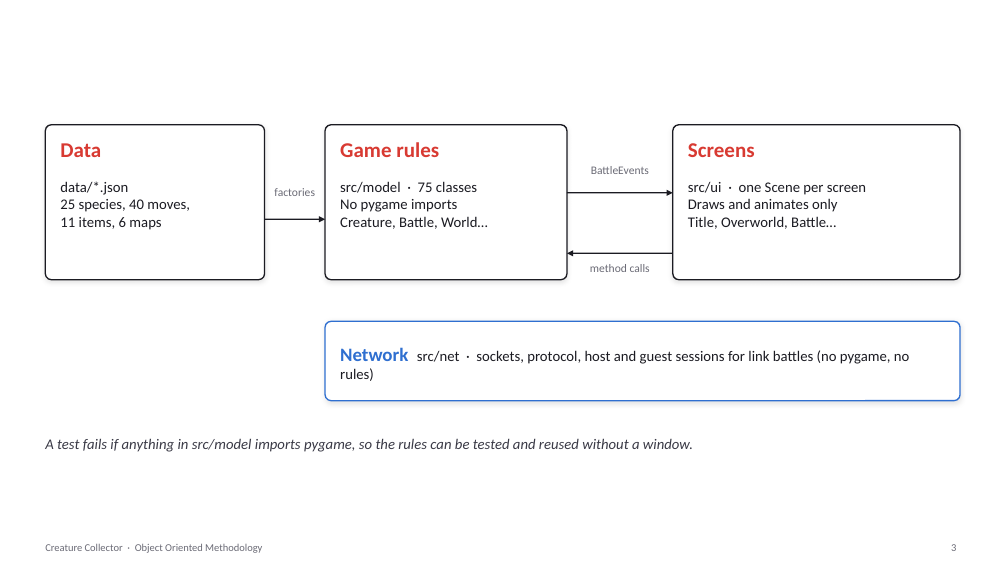
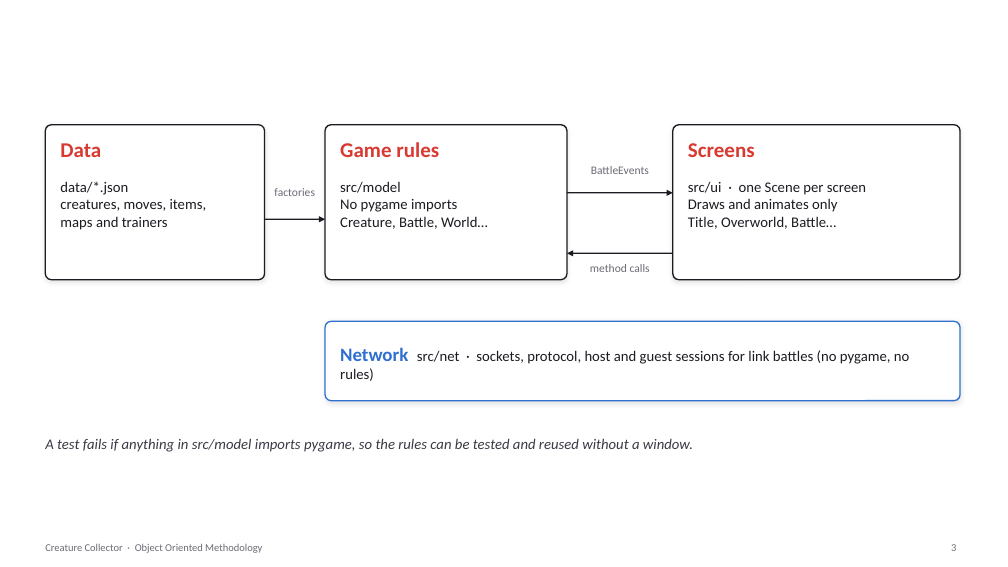
Before and after one commit to psdoom14/creature-collector, a slide deck: slide 3 of docs/presentation/CreatureCollector.pptx. Drawn at 1008x567 pixels with LibreOffice and Linux fonts; fonts in the diff are those of the drawing; background and template pictures are left out. Boxes give left, top, right and bottom in pixels: in the first picture for what was removed or moved away, otherwise in the second. Text is boxed around its words. In the diff, an @@ line names an element or a change of style, - is before the commit and + after.

```diff
--- a/docs/presentation/CreatureCollector.pptx
+++ b/docs/presentation/CreatureCollector.pptx
@@ text at [60, 199, 207, 230]: text changed @@
-25 species, 40 moves,
-11 items, 6 maps
+creatures, moves, items,
+maps and trainers
@@ text at [340, 181, 401, 193]: text changed @@
-src/model · 75 classes
+src/model
```
Also in this commit, not shown: 9 other slides changed, 3 slides added, 2 slides removed, 3 other files.
